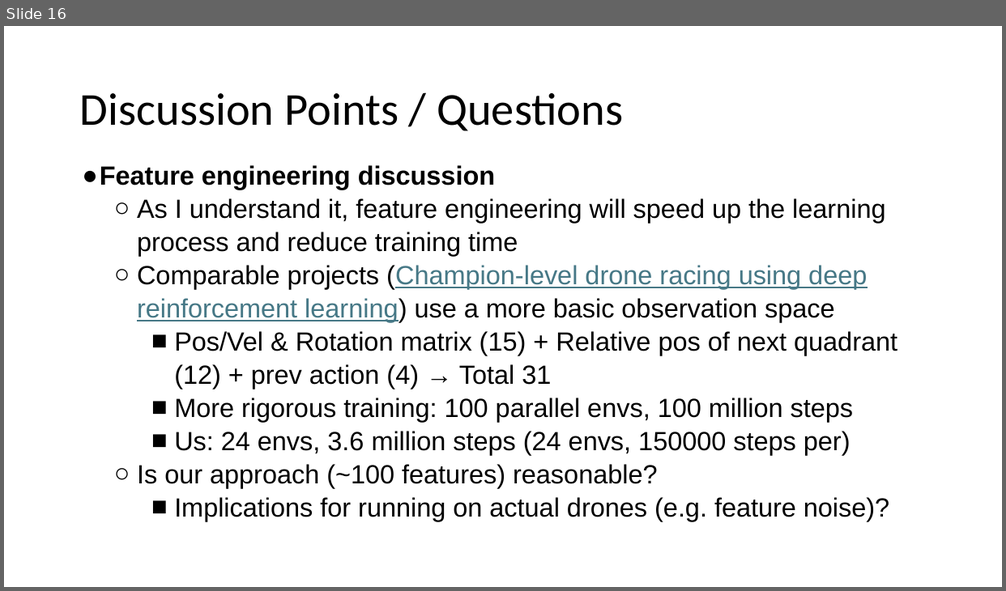
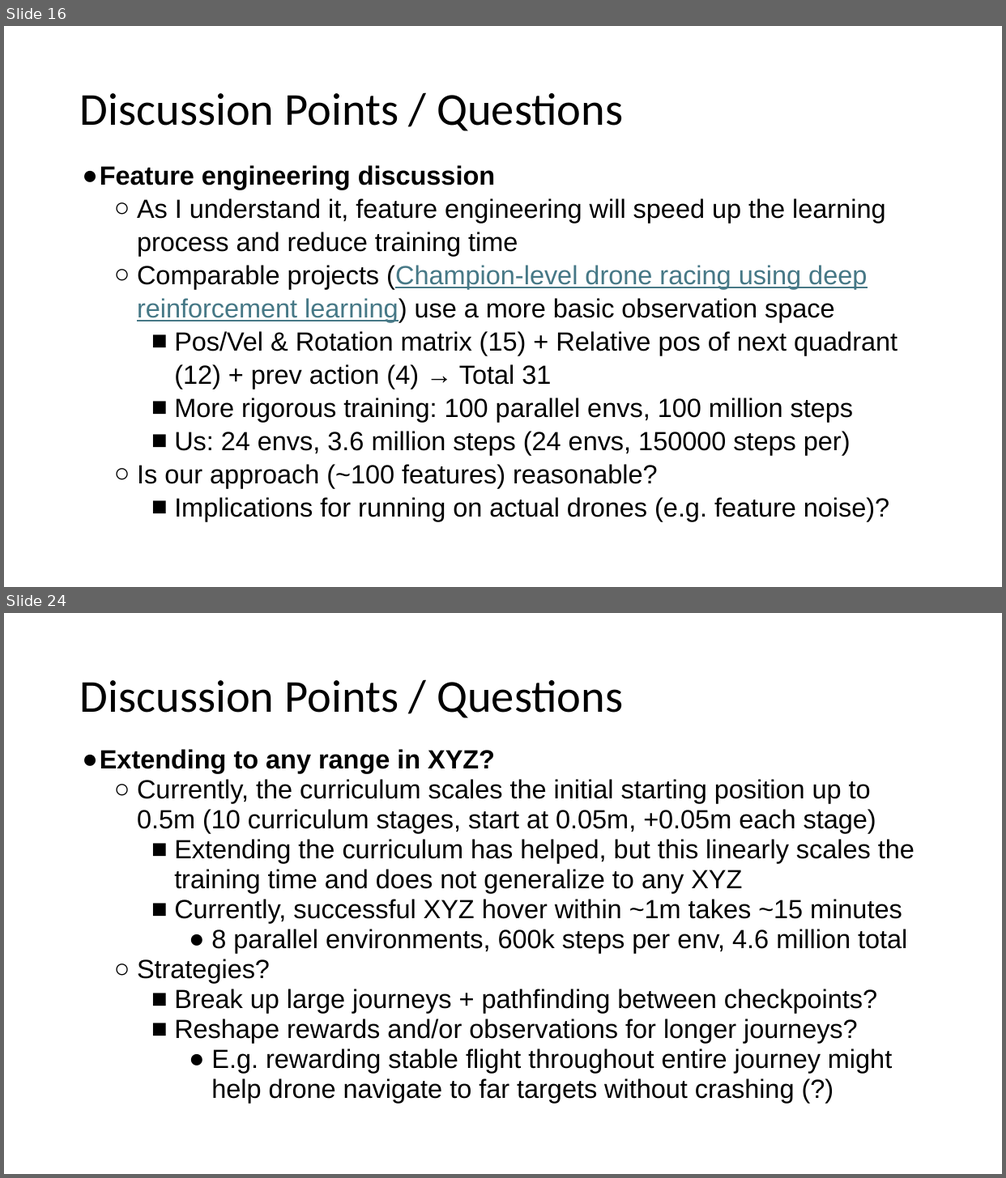
Before and after one commit to shazia-dewan/multi-agentCrazyflieLift, a slide deck: docs/MIRL LAB Honours Project Bi-Weekly Update.pptx. Shown one above the other, each under a label of ours: slide 16 before the commit, slides 16 and 24 after it; the slides between them are not shown. The pictures are 1006x591 and 1006x1178 pixels, drawn with LibreOffice and Linux fonts; fonts in the diff are those of the drawing. Boxes give left, top, right and bottom in pixels: in the first picture for what was removed or moved away, otherwise in the second. Text is boxed around its words. In the diff, an @@ line names an element or a change of style, - is before the commit and + after.

```diff
--- a/docs/MIRL LAB Honours Project Bi-Weekly Update.pptx
+++ b/docs/MIRL LAB Honours Project Bi-Weekly Update.pptx
@@ slide 24 added at (x1=4, y1=613, x2=1002, y2=1174), background #FFFFFF @@
@@ title added at (x1=80, y1=680, x2=623, y2=718), 33 pt, text #000000 @@
+Discussion Points / Questions
@@ text added at (x1=100, y1=749, x2=914, y2=1103), 19 pt, text #000000 @@
+● Extending to any range in XYZ?
+  ○ Currently, the curriculum scales the initial starting position up to 0.5m (10 curriculum stages, start at 0.05m, +0.05m each stage)
+    ■ Extending the curriculum has helped, but this linearly scales the training time and does not generalize to any XYZ
+    ■ Currently, successful XYZ hover within ~1m takes ~15 minutes
+      ● 8 parallel environments, 600k steps per env, 4.6 million total
+  ○ Strategies?
+    ■ Break up large journeys + pathfinding between checkpoints?
+    ■ Reshape rewards and/or observations for longer journeys?
+      ● E.g. rewarding stable flight throughout entire journey might help drone navigate to far targets without crashing (?)
```
Also in this commit, not shown: 3 slides changed, 7 other slides added, 12 other files.
